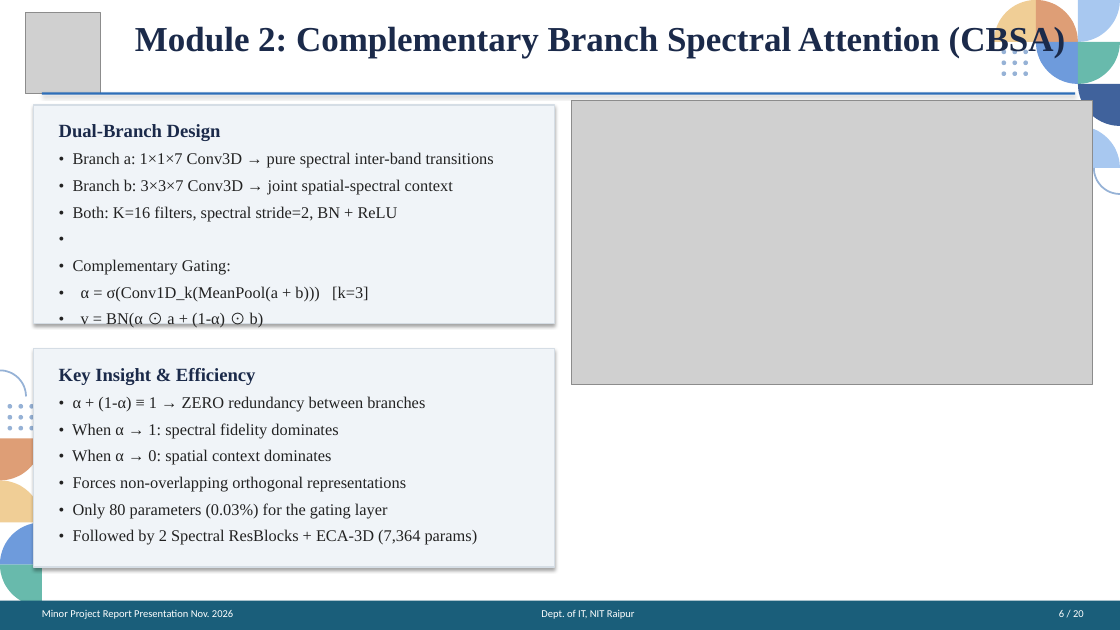
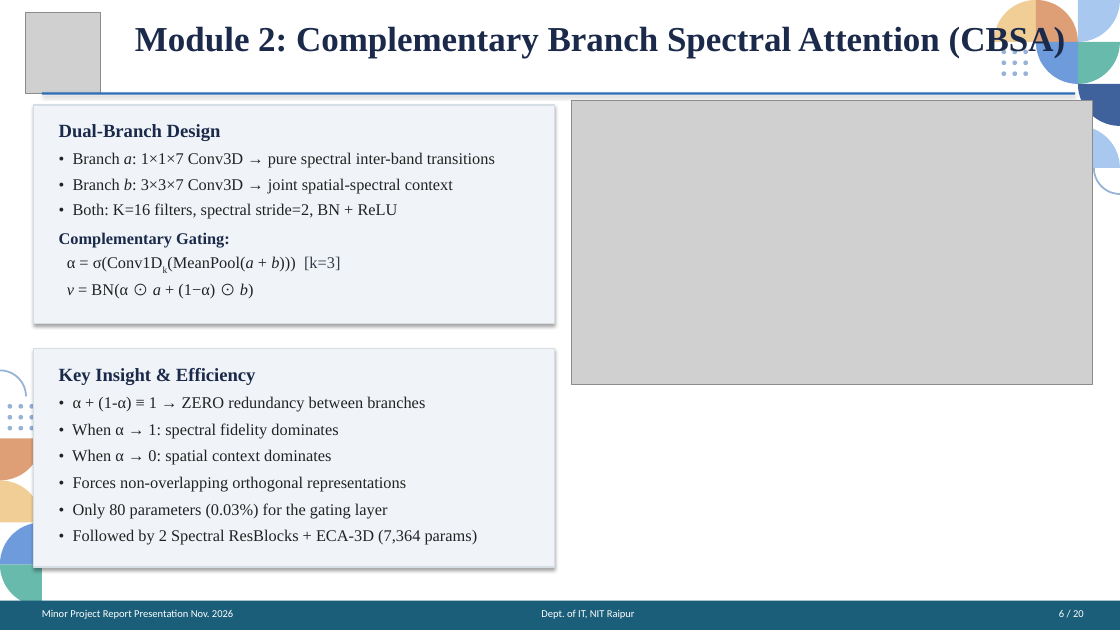
Before and after one commit to codeforlifeee/paper, a slide deck: slide 6 of SGSCF_Net_Final_Presentation.pptx. Drawn at 1120x630 pixels with LibreOffice and Linux fonts; fonts in the diff are those of the drawing; grey boxes stand for pictures. Boxes give left, top, right and bottom in pixels: in the first picture for what was removed or moved away, otherwise in the second. Text is boxed around its words. In the diff, an @@ line names an element or a change of style, - is before the commit and + after.

```diff
--- a/SGSCF_Net_Final_Presentation.pptx
+++ b/SGSCF_Net_Final_Presentation.pptx
@@ text at <box>73,152,495,219</box>: italic on in "a:", "b:"; less space between paragraphs @@
@@ text at <box>59,232,340,298</box>: text changed @@
-•
-• Complementary Gating:
-• α = σ(Conv1D_k(MeanPool(a + b))) [k=3]
-• v = BN(α ⊙ a + (1-α) ⊙ b)
+Complementary Gating:
+α = σ(Conv1Dk(MeanPool(a + b))) [k=3]
+v = BN(α ⊙ a + (1−α) ⊙ b)
```
Also in this commit, not shown: 4 other slides changed, 1 other file.
